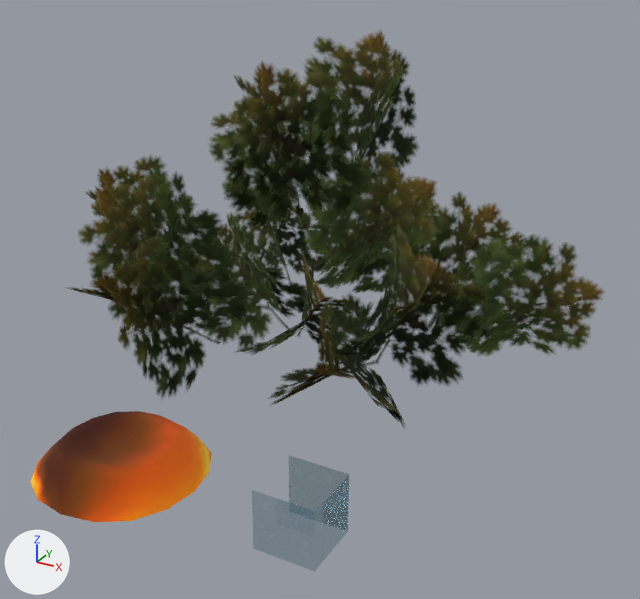
Renders of the Blender file resources.blend from each side of a commit.
Both versions are drawn from a 50 mm lens placed at (10.49, -17.96, 15.7), pointed at (0.27, 0.61, 6.42). Every picture has the same lights, and +X, +Y and +Z are marked at lower left.

The first picture shows 'Cube', 'Lava', 'Tree Maple C 02_B_Twist00OutsideNormalOriginalModel'.
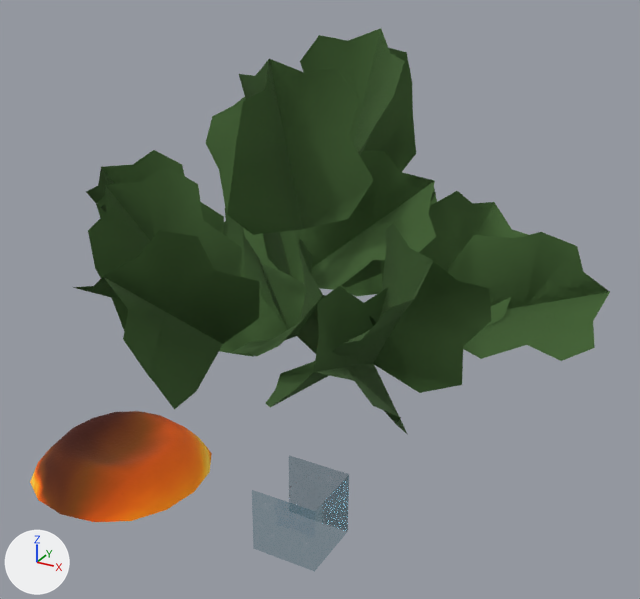
Diff of the bpy script that builds the scene:
```diff
--- a/resources.blend.py
+++ b/resources.blend.py
@@ ng_botw__global_parameters @@
 ng_botw__global_parameters = bpy.data.node_groups.new('BotW: Global Parameters', 'ShaderNodeTree')
-# nodes: CombineXYZ, Value x15
+# nodes: Attribute x3, Value x13
@@ ng_botw__fauna @@
 ng_botw__fauna = bpy.data.node_groups.new('BotW: Fauna', 'ShaderNodeTree')
-# nodes: Attribute, BsdfTransparent, CombineXYZ x2, Displacement x2, Group x2, Mapping, Math x4, MixShader, NewGeometry x2, TexNoise, VectorMath, VectorRotate
+# nodes: Attribute x3, Clamp, CombineXYZ, Displacement, Group x2, Mapping, Math x8, Mix, NewGeometry, SeparateXYZ x2, TexNoise, UVMap, VectorMath, VectorRotate
 # colours: blue #bcbcff, black #000000
@@ mat_plant_treemapleleaf_c_01 @@
 n0 = _N.new('ShaderNodeOutputMaterial'); n0.name = 'BotW Output'
-n1 = _N.new('ShaderNodeTexImage'); n1.name = 'Image Texture'
-n1.image = img_plant_treemapleleaf_c_01_alb_png
-n2 = _N.new('ShaderNodeTexImage'); n2.name = 'Image Texture.001'
-n2.image = img_plant_treemapleleaf_a_01_msk_png
 n3 = _N.new('ShaderNodeGroup'); n3.name = 'Group.001'
 n3.node_tree = ng_botw__fauna
+n3.inputs[0].default_value = (0.0735, 0.161, 0.0447, 1.0)  # 'Albedo', dark green #4d703c
+n3.inputs[1].default_value = 1.0  # 'Alpha'
 n3.inputs[2].default_value = (0.5, 0.5, 1.0, 1.0)  # 'Normal Map', blue #bcbcff
-n3.inputs[3].default_value = False  # 'Double Sided'
+n3.inputs[3].default_value = 0.1  # 'Wind Intensity'
+n3.inputs[4].default_value = 3.142  # 'Wind UV Rotation'
+n3.inputs[5].default_value = False  # 'Wind Use Height'
 _L.new(n3.outputs[1], n0.inputs[2])  # 'Displacement' to 'Displacement'
-_L.new(n1.outputs[0], n3.inputs[0])  # 'Color' to 'Albedo'
-_L.new(n2.outputs[0], n3.inputs[1])  # 'Color' to 'Alpha'
 _L.new(n3.outputs[0], n0.inputs[0])  # 'Shader' to 'Surface'
@@ me_tree_maple_c_02_b_twist00outsidenormaloriginalmodel @@
 me_tree_maple_c_02_b_twist00outsidenormaloriginalmodel.from_pydata(...)  # 1121 vertices, 630 faces; spans x -6.45..7.3, y 4.91..13.22, z -5.68..6.22
 # used by ob_tree_maple_c_02_b_twist00outsidenormaloriginalmodel; location = (0.0, 0.0, 0.0); rotation_euler = (1.571, 0.0, 0.0), in degrees (90, 0, 0)
+# me_tree_maple_c_02_b_twist00outsidenormaloriginalmodel part 1: its shading normals changed
 me_tree_maple_c_02_b_twist00outsidenormaloriginalmodel.materials.append(mat_plant_treemapleleaf_c_01)
```

Changed parts and their boxes [x1, y1, x2, y2] in the pictures (640 x 599 px):
'Tree Maple C 02_B_Twist00OutsideNormalOriginalModel', surface changed, shading changed
    both: [65, 28, 610, 434]
